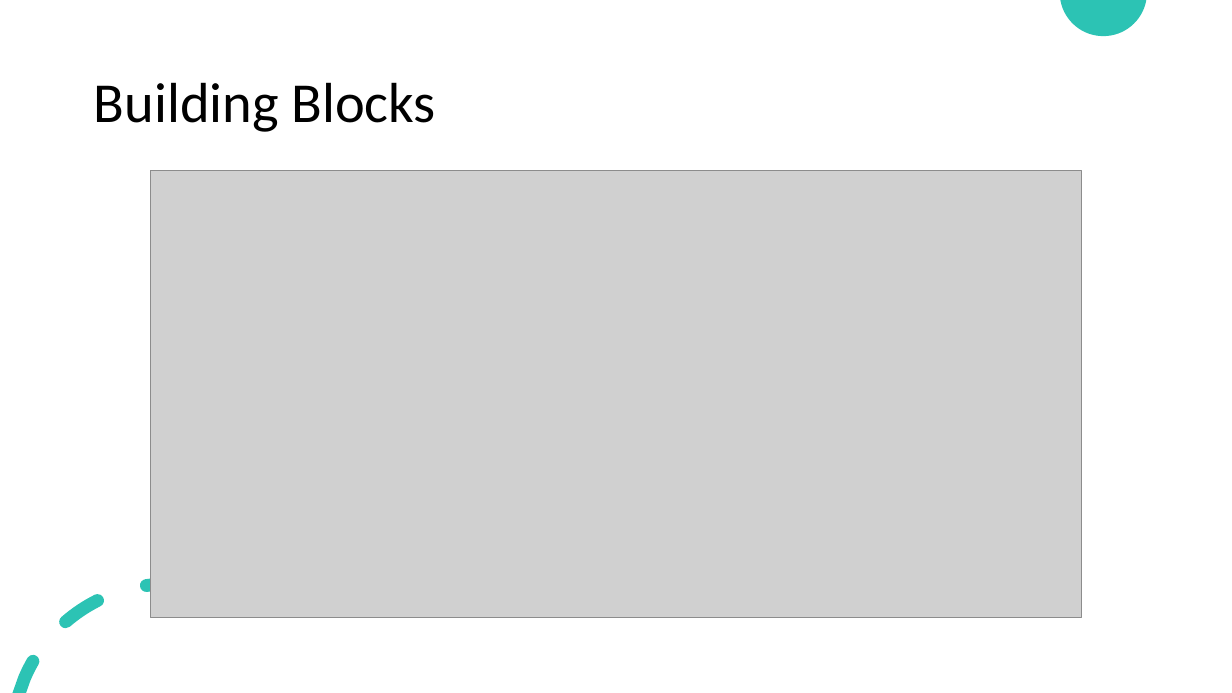
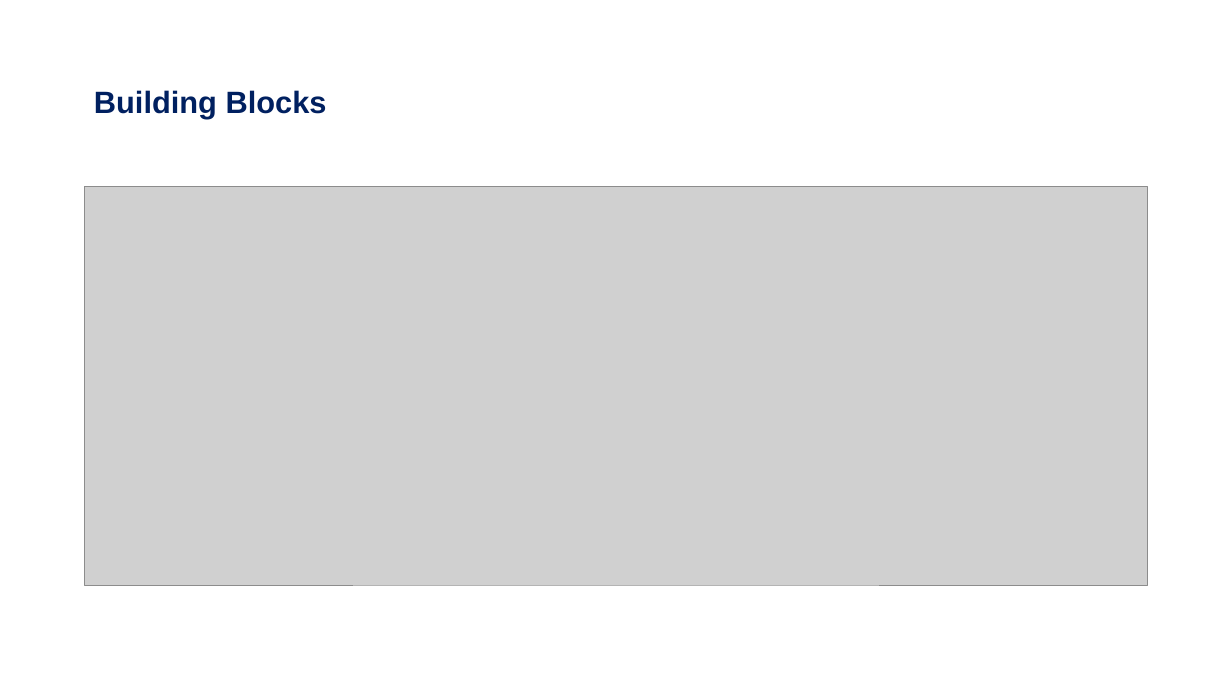
Before and after one commit to rgvna258/DaprDemoApp, a slide deck: slide 9 of files/Dapr-Final.pptx (slide 12 before the commit). Drawn at 1232x693 pixels with LibreOffice and Linux fonts; fonts in the diff are those of the drawing; grey boxes stand for pictures. Boxes give left, top, right and bottom in pixels: in the first picture for what was removed or moved away, otherwise in the second. Text is boxed around its words. In the diff, an @@ line names an element or a change of style, - is before the commit and + after.

```diff
--- a/files/Dapr-Final.pptx
+++ b/files/Dapr-Final.pptx
@@ freeform shape removed at (1061,0,1147,36) @@
@@ title "Building Blocks" at (94,90,327,119): size 44 to 24 pt, font Calibri to Arial, text colour #000000 to #002060, bold on @@
@@ picture: place and size @@
-picture at (151,171,1082,618)
+picture at (85,187,1148,585)
@@ freeform shape removed at (13,578,192,693) @@
```
Also in this commit, not shown: 18 other slides changed, 9 slides added, 4 slides removed, 15 other files.
